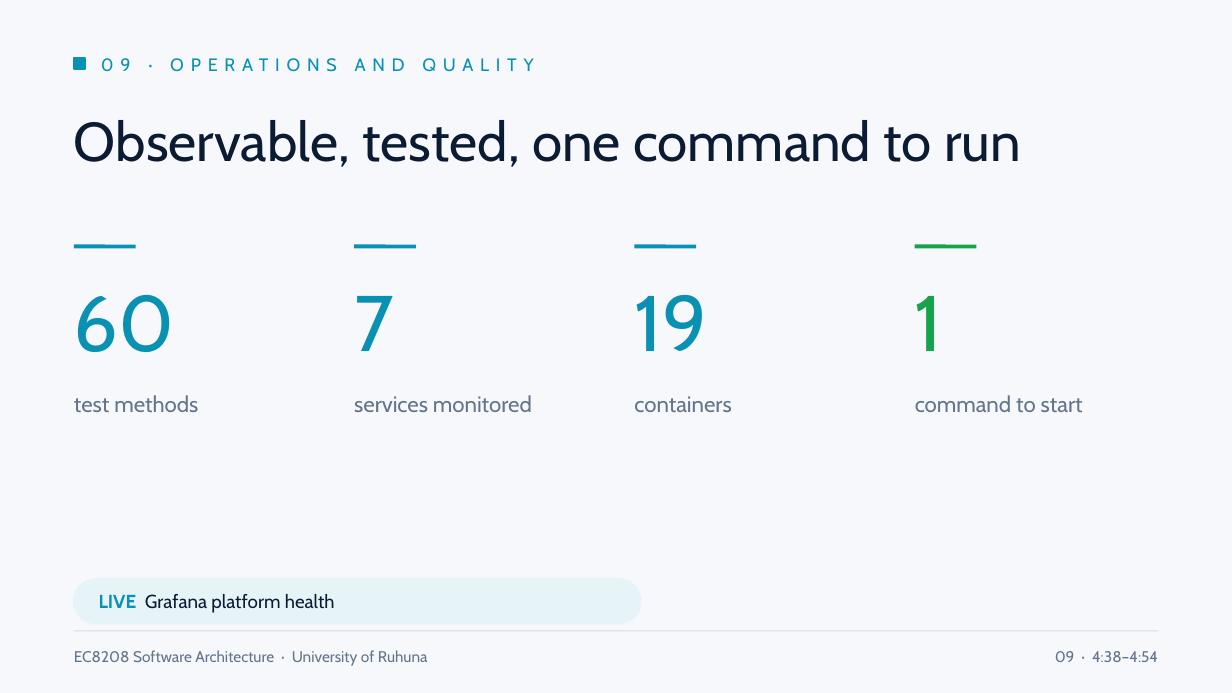
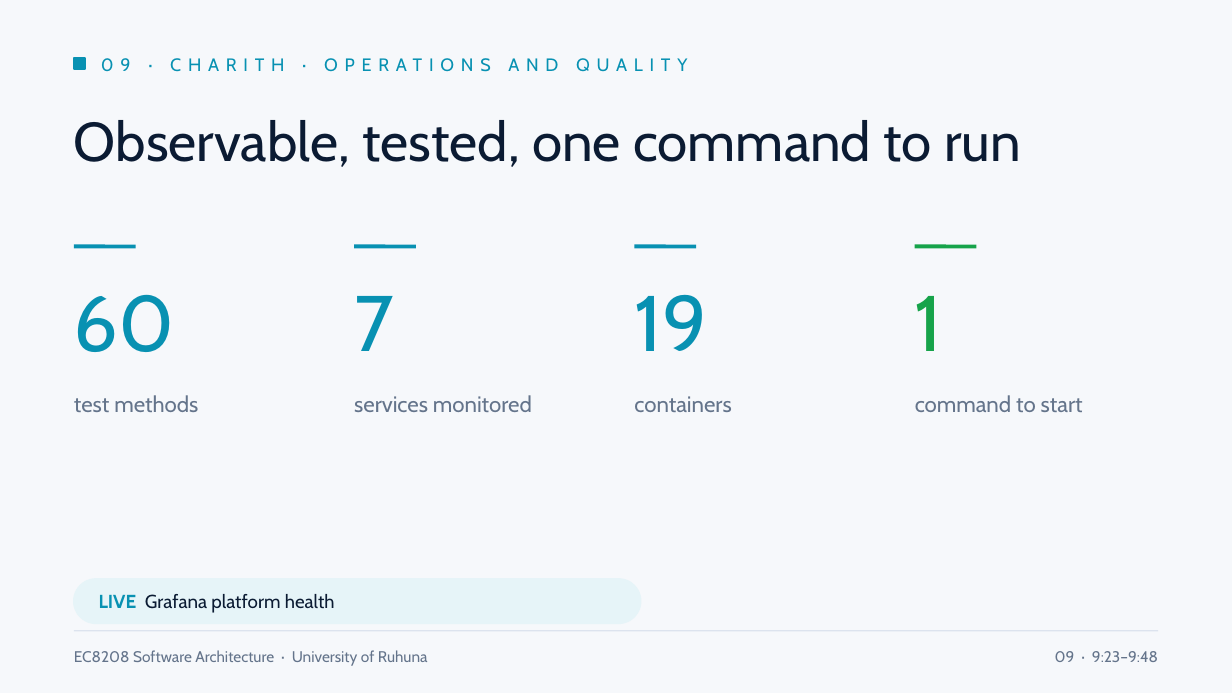
Before and after one commit to CharithManaujayaMUTEC/REOAGMS, a slide deck: slide 9 of deliverables/REOAGMS-Team-Presentation.pptx. Drawn at 1232x693 pixels with LibreOffice and Linux fonts; fonts in the diff are those of the drawing. Boxes give left, top, right and bottom in pixels: in the first picture for what was removed or moved away, otherwise in the second. Text is boxed around its words. In the diff, an @@ line names an element or a change of style, - is before the commit and + after.

```diff
--- a/deliverables/REOAGMS-Team-Presentation.pptx
+++ b/deliverables/REOAGMS-Team-Presentation.pptx
@@ text at <box>101,58,687,72</box>: text changed @@
-09 · OPERATIONS AND QUALITY
+09 · CHARITH · OPERATIONS AND QUALITY
@@ text at <box>1055,651,1158,662</box>: text changed @@
-09 · 4:38–4:54
+09 · 9:23–9:48
```
Also in this commit, not shown: 7 other slides changed, 9 other files.
